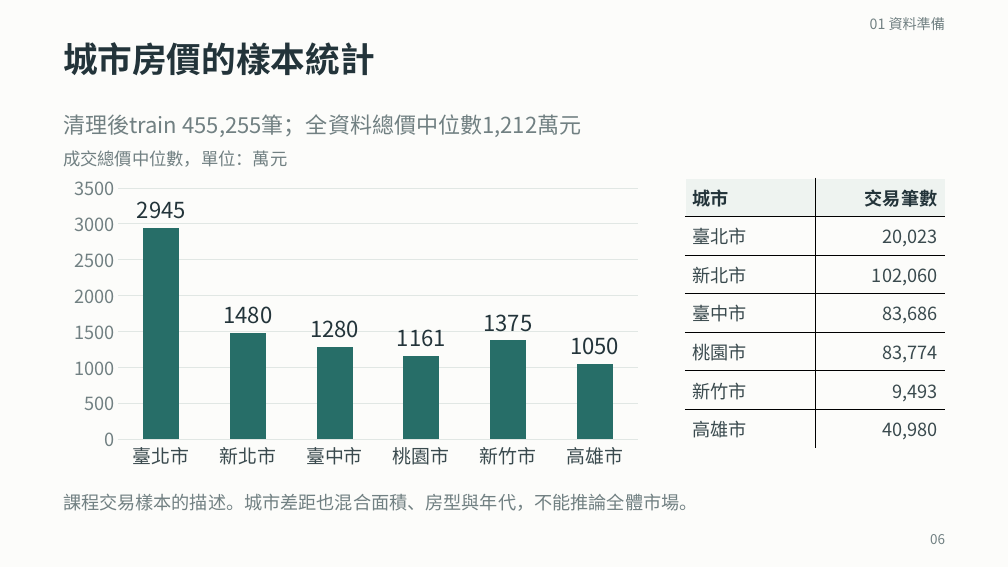
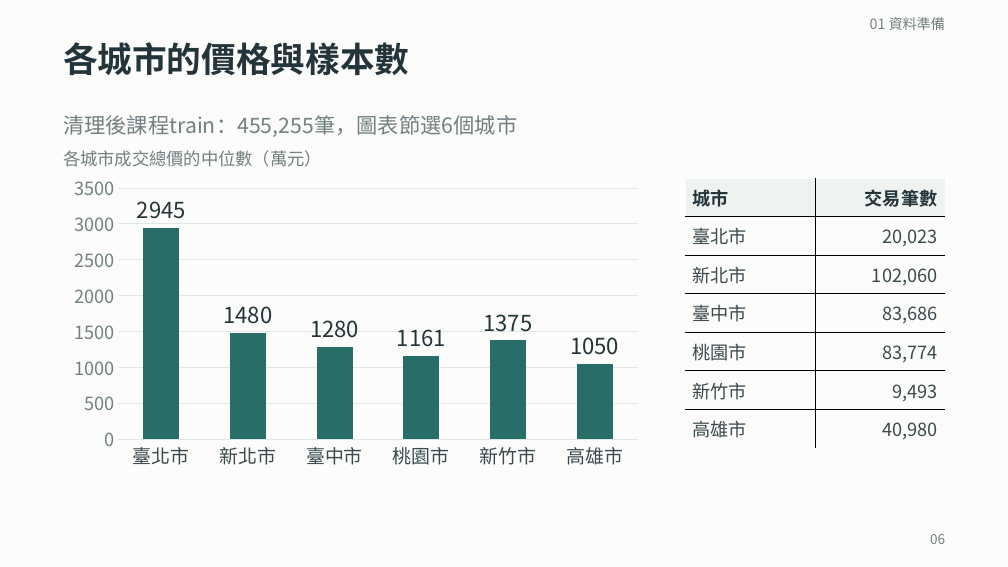
Before and after one commit to ziyi930108/nycu-house-price-regression, a slide deck: slide 6 of teaching/final_presentation/台灣房屋銷售價格預測挑戰賽_上台簡報.pptx. Drawn at 1008x567 pixels with LibreOffice and Linux fonts; fonts in the diff are those of the drawing. Boxes give left, top, right and bottom in pixels: in the first picture for what was removed or moved away, otherwise in the second. Text is boxed around its words. In the diff, an @@ line names an element or a change of style, - is before the commit and + after.

```diff
--- a/teaching/final_presentation/台灣房屋銷售價格預測挑戰賽_上台簡報.pptx
+++ b/teaching/final_presentation/台灣房屋銷售價格預測挑戰賽_上台簡報.pptx
@@ text at [63, 42, 409, 75]: text changed @@
-城市房價的樣本統計
+各城市的價格與樣本數
@@ text at [63, 115, 517, 137]: text changed; size 21 to 20.2 pt @@
-清理後train 455,255筆；全資料總價中位數1,212萬元
+清理後課程train：455,255筆，圖表節選6個城市
@@ text at [63, 150, 322, 167]: text changed @@
-成交總價中位數，單位：萬元
+各城市成交總價的中位數（萬元）
@@ text removed at [63, 494, 698, 511] @@
-課程交易樣本的描述。城市差距也混合面積、房型與年代，不能推論全體市場。
```
Also in this commit, not shown: 14 other slides changed, 1 slide added, 4 slides removed, 52 other files.
